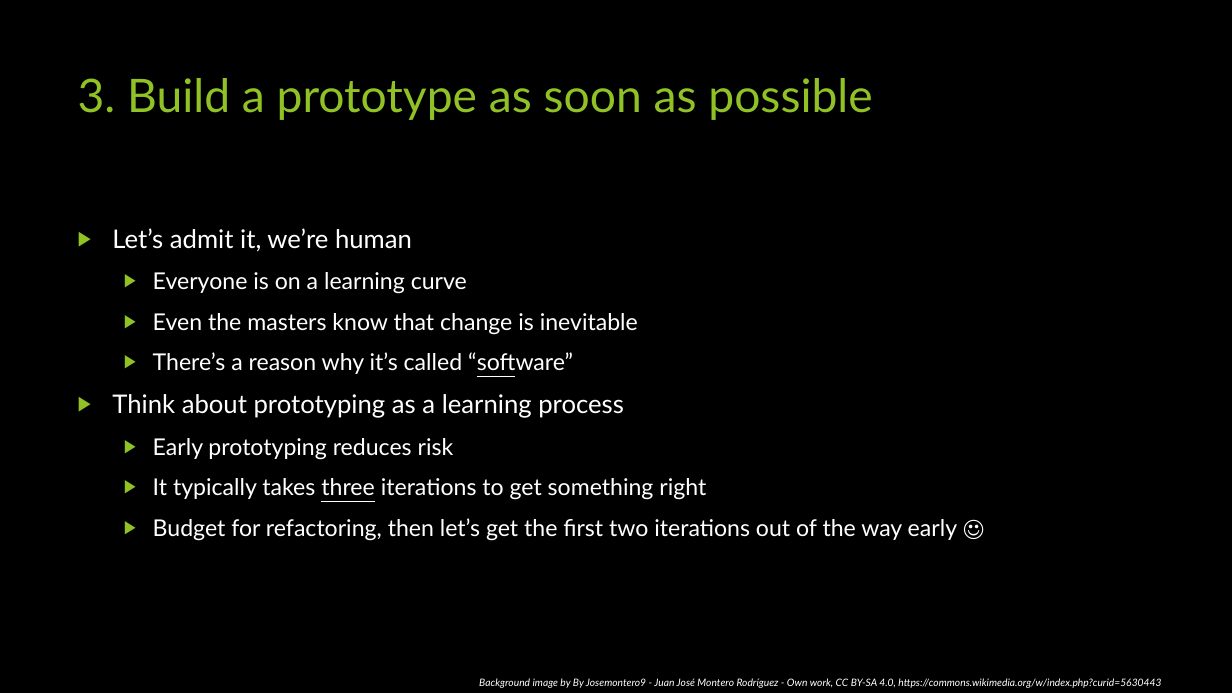
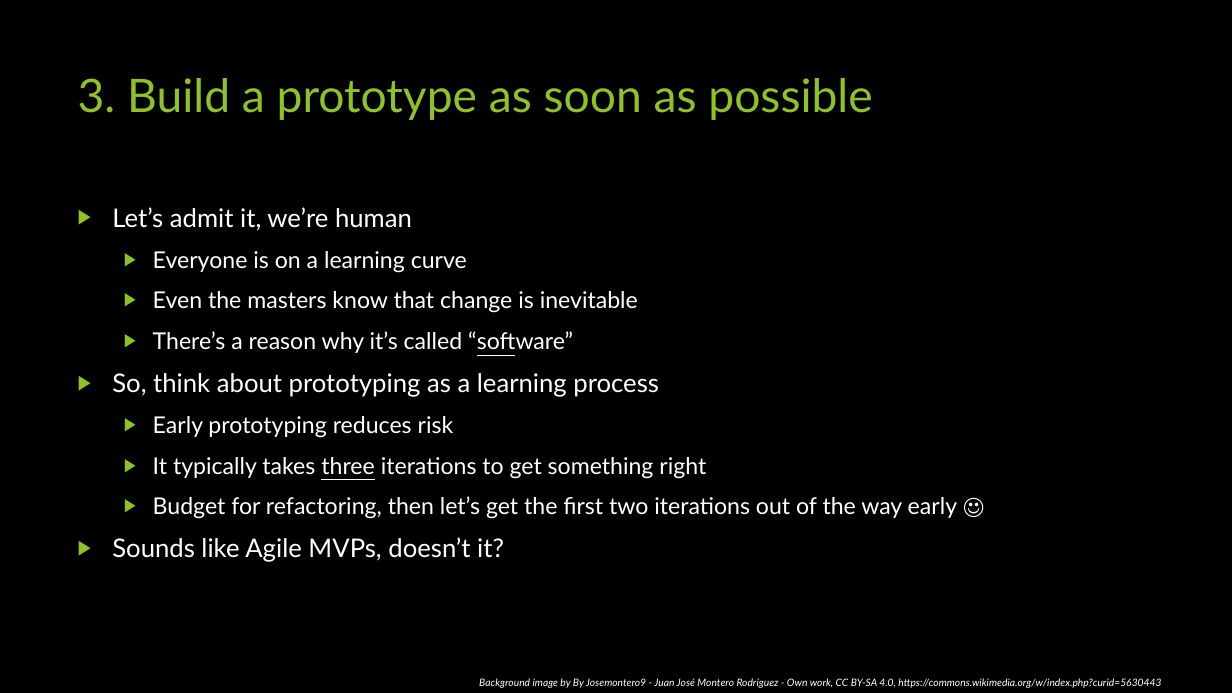
Before and after one commit to rudderfeet/the-unix-philosophy, a slide deck: slide 9 of The Unix Philosophy - Attributed - 2021-01-13.pptx. Drawn at 1232x693 pixels with LibreOffice and Linux fonts; fonts in the diff are those of the drawing; background and template pictures are left out. Boxes give left, top, right and bottom in pixels: in the first picture for what was removed or moved away, otherwise in the second. Text is boxed around its words. In the diff, an @@ line names an element or a change of style, - is before the commit and + after.

```diff
--- a/The Unix Philosophy - Attributed - 2021-01-13.pptx
+++ b/The Unix Philosophy - Attributed - 2021-01-13.pptx
@@ text "Let’s admit it, we’re human" moved from (x1=112, y1=228, x2=957, y2=541) to (x1=112, y1=207, x2=957, y2=562) @@
@@ text at (x1=112, y1=373, x2=659, y2=397): text changed @@
-▶ Think about prototyping as a learning process
+▶ So, think about prototyping as a learning process
@@ text at (x1=112, y1=537, x2=504, y2=562): paragraph added @@
+▶ Sounds like Agile MVPs, doesn’t it?
```
Also in this commit, not shown: 12 other slides changed.
